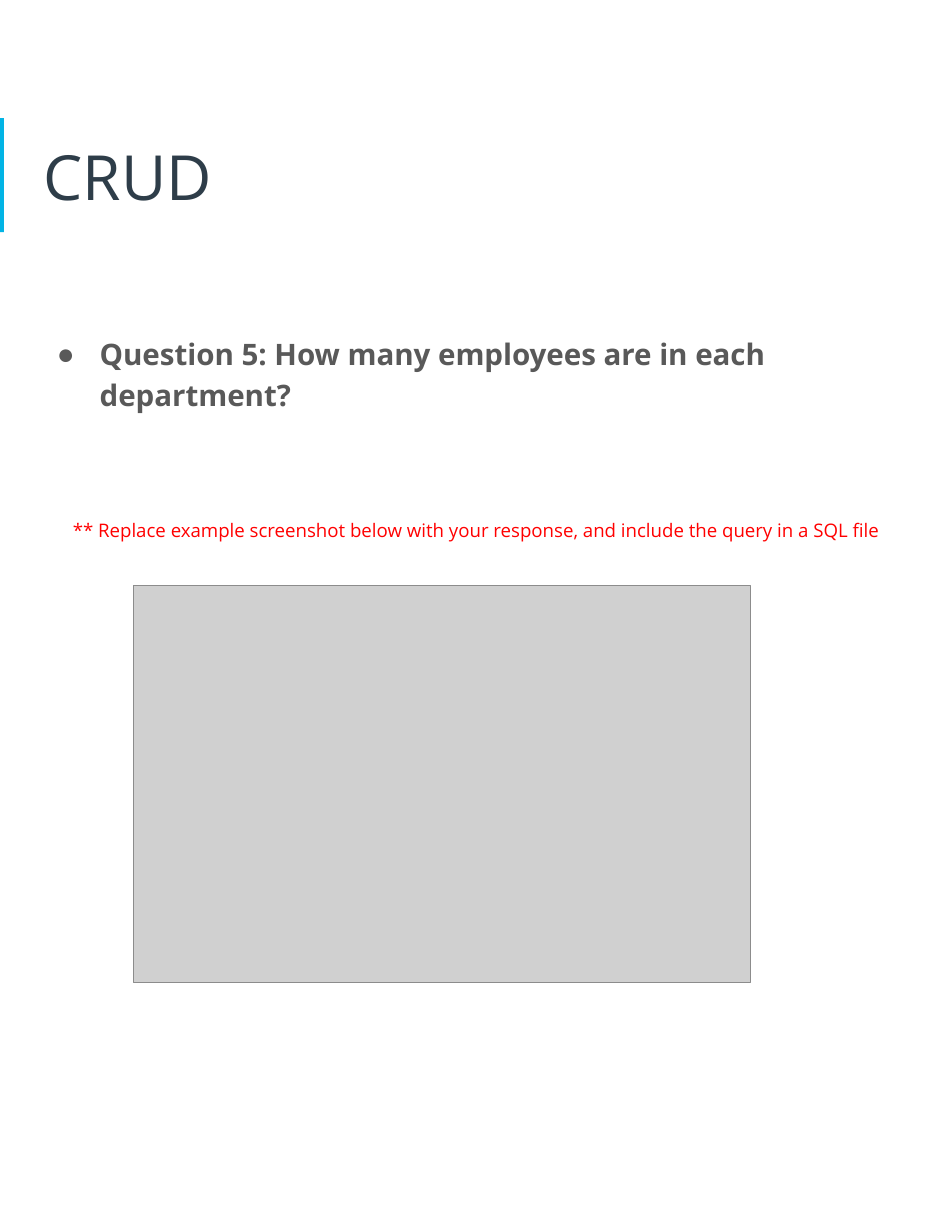
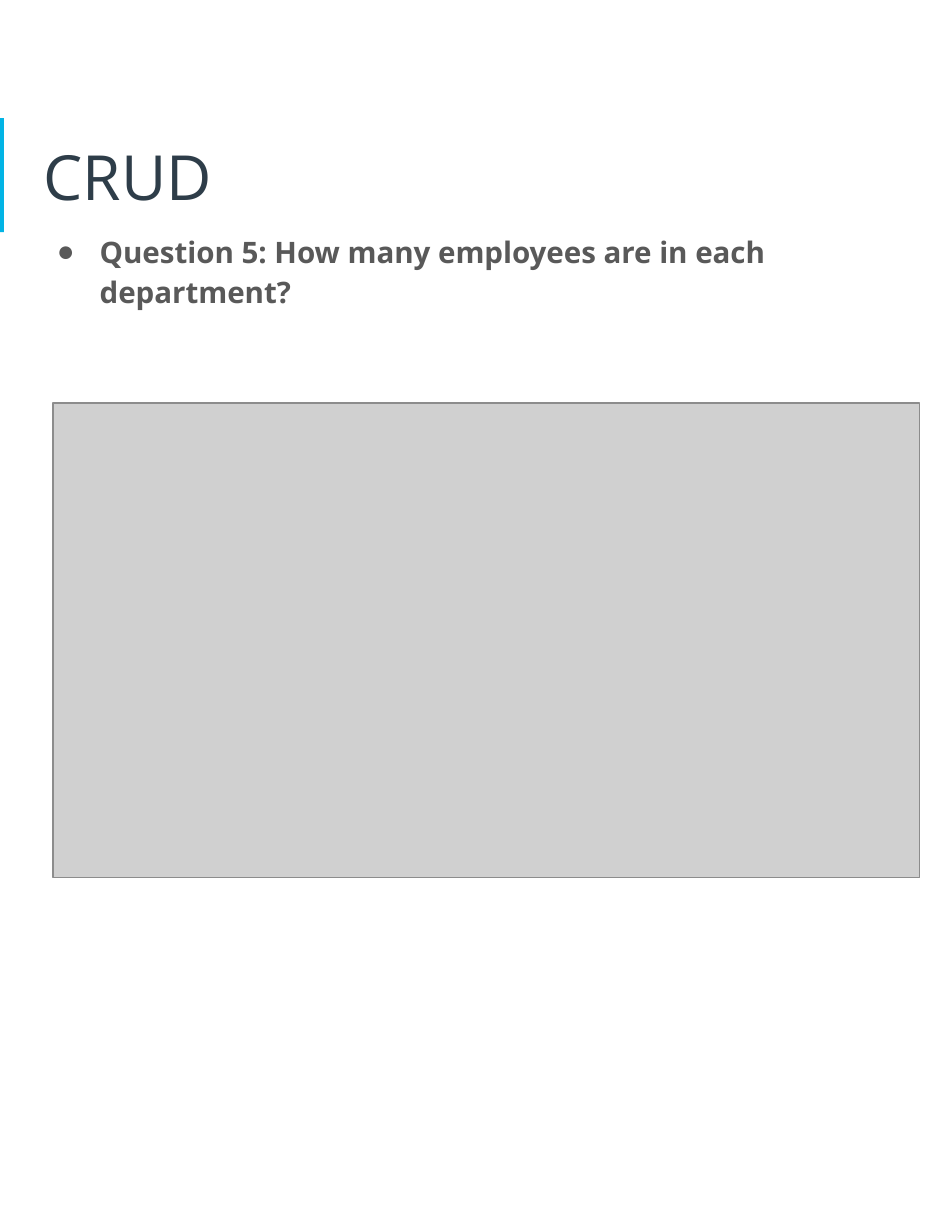
Before and after one commit to SwimLane2/udacity-ai-masters, a slide deck: slide 23 of Modules/03-Data-Architect/projects/Project 1 - Human Resources Database Design/report/HR_Database_Design_Project_Arjun_Avalakki_Mohan.pptx. Drawn at 952x1232 pixels with LibreOffice and Linux fonts; fonts in the diff are those of the drawing; grey boxes stand for pictures. Boxes give left, top, right and bottom in pixels: in the first picture for what was removed or moved away, otherwise in the second. Text is boxed around its words. In the diff, an @@ line names an element or a change of style, - is before the commit and + after.

```diff
--- a/Modules/03-Data-Architect/projects/Project 1 - Human Resources Database Design/report/HR_Database_Design_Project_Arjun_Avalakki_Mohan.pptx
+++ b/Modules/03-Data-Architect/projects/Project 1 - Human Resources Database Design/report/HR_Database_Design_Project_Arjun_Avalakki_Mohan.pptx
@@ text "Question 5: How many employees ...": place and size @@
-text "Question 5: How many employees ..." at box(98, 342, 879, 542)
+text "Question 5: How many employees ..." at box(100, 240, 765, 310)
@@ picture added at box(53, 403, 920, 878) @@
@@ text at box(98, 522, 879, 542): paragraph removed @@
-** Replace example screenshot below with your response, and include the query in a SQL file
@@ picture removed at box(133, 586, 750, 983) @@
```
Also in this commit, not shown: 8 other slides changed, 2 other files.
